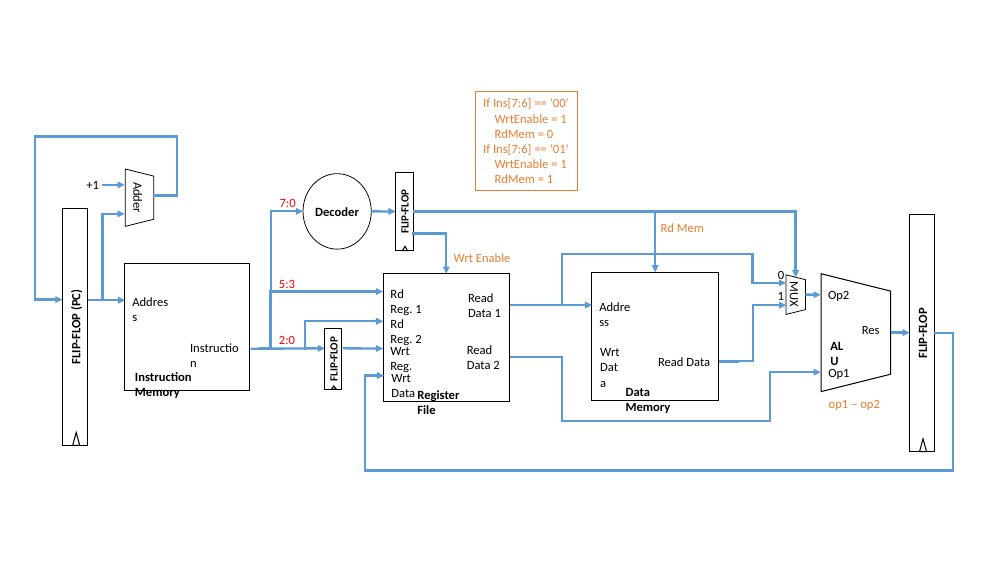
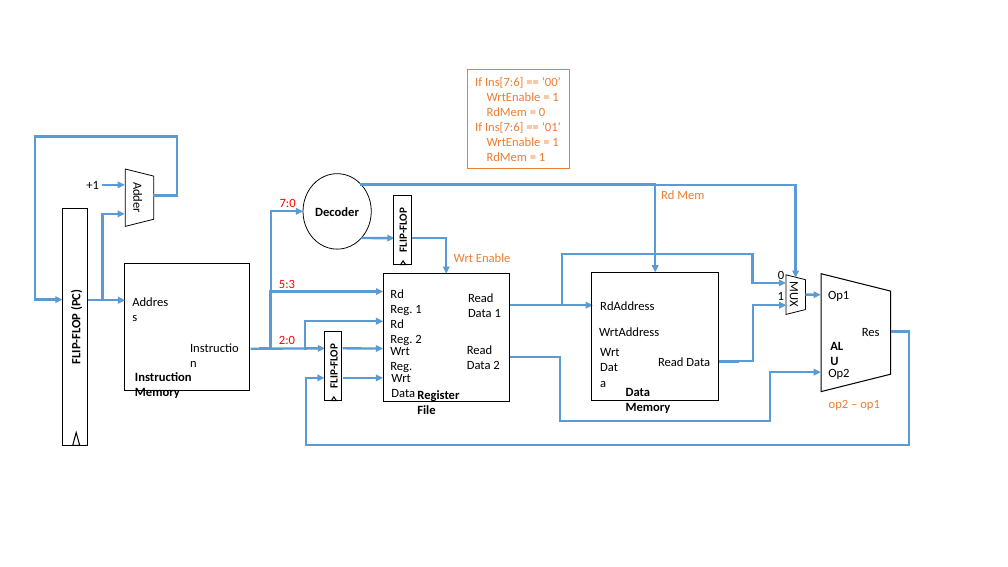
Before and after one commit to Kooscii/2016FALL_CA_HW-LAB, a slide deck: slide 2 of HW2/Q1.pptx. Drawn at 1008x567 pixels with LibreOffice and Linux fonts; fonts in the diff are those of the drawing. Boxes give left, top, right and bottom in pixels: in the first picture for what was removed or moved away, otherwise in the second. Text is boxed around its words. In the diff, an @@ line names an element or a change of style, - is before the commit and + after.

```diff
--- a/HW2/Q1.pptx
+++ b/HW2/Q1.pptx
@@ rectangle "If Ins[7:6] == ‘00’": place and size @@
-rectangle "If Ins[7:6] == ‘00’" at [476, 91, 578, 191]
+rectangle "If Ins[7:6] == ‘00’" at [468, 70, 570, 169]
@@ elbow arrow moved from (413, 212) - (656, 272) to (361, 185) - (656, 272) @@
@@ rectangle "FLIP-FLOP": place and size @@
-rectangle "FLIP-FLOP" at [395, 172, 413, 250]
+rectangle "FLIP-FLOP" at [394, 195, 411, 265]
@@ elbow arrow moved from (656, 212) - (796, 278) to (637, 185) - (796, 278) @@
@@ text "Rd Mem": place and size @@
-text "Rd Mem" at [661, 223, 704, 232]
+text "Rd Mem" at [661, 190, 704, 199]
@@ arrow moved from (371, 212) - (395, 212) to (361, 238) - (395, 238) @@
@@ elbow arrow moved from (414, 232) - (446, 274) to (413, 238) - (446, 274) @@
@@ rectangle removed at [910, 215, 935, 451] @@
-FLIP-FLOP
@@ triangle: place and size @@
-triangle at [402, 247, 408, 251]
+triangle at [401, 261, 406, 265]
@@ text "Op1": place and size @@
-text "Op1" at [828, 369, 849, 379]
+text "Op1" at [828, 291, 849, 301]
@@ text added at [599, 327, 659, 336], 12 pt, text #000000 @@
+WrtAddress
@@ text at [600, 301, 654, 310]: text changed @@
-Address
+RdAddress
@@ elbow arrow moved from (935, 333) - (384, 376) to (891, 332) - (324, 378) @@
@@ rectangle "FLIP-FLOP": place and size @@
-rectangle "FLIP-FLOP" at [324, 329, 342, 389]
+rectangle "FLIP-FLOP" at [324, 331, 342, 401]
@@ elbow line (510, 357) - (720, 421): route changed @@
@@ arrow removed from (891, 333) to (910, 333) @@
@@ arrow added from (343, 378) to (383, 378), #5B9BD5 2.25 pt @@
@@ text "Op2": place and size @@
-text "Op2" at [828, 291, 849, 301]
+text "Op2" at [828, 369, 849, 379]
@@ triangle: place and size @@
-triangle at [331, 386, 337, 389]
+triangle at [331, 397, 337, 401]
@@ text at [829, 400, 880, 410]: text changed @@
-op1 – op2
+op2 – op1
@@ triangle removed at [920, 439, 926, 451] @@
```
Also in this commit, not shown: 3 other slides changed, 4 other files.
